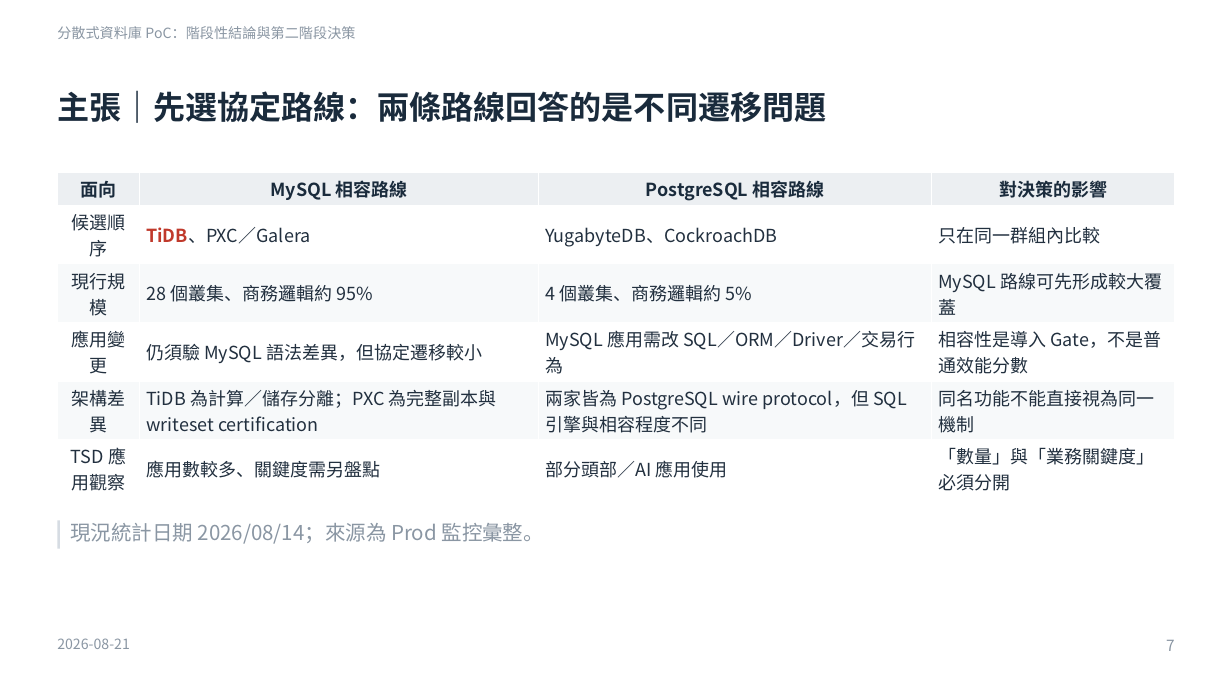
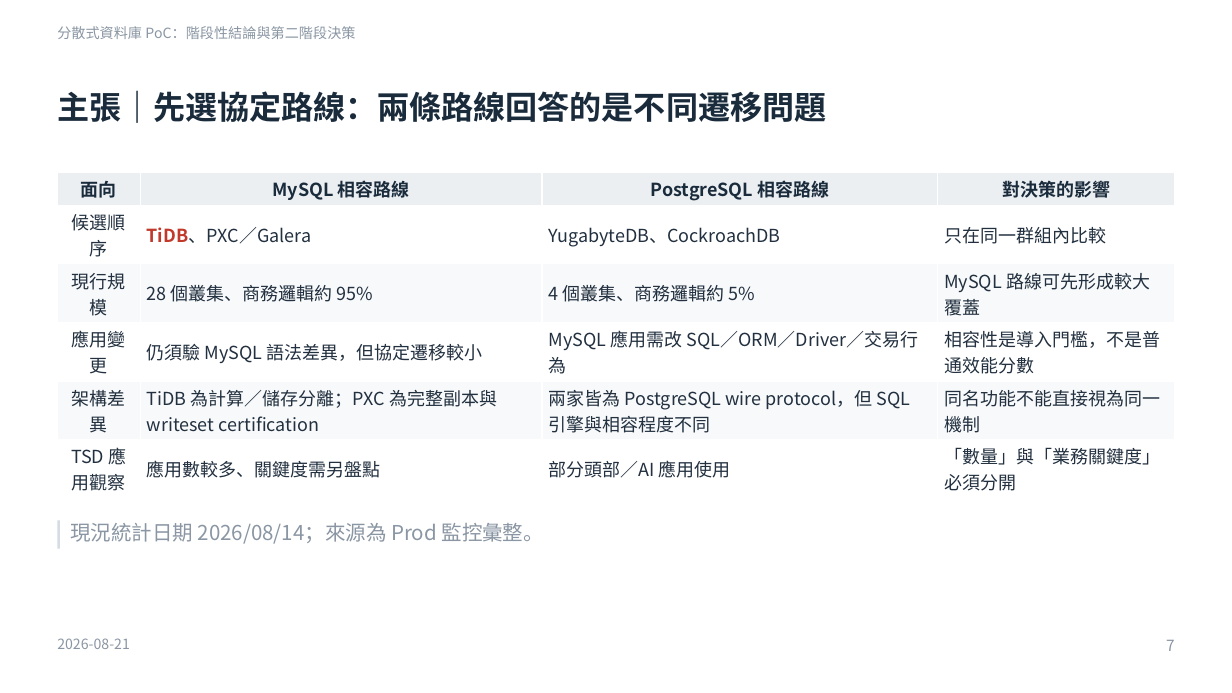
Before and after one commit to heavenruler/dba_career, a slide deck: slide 7 of poc/1_MeetingMinutes/0821_slide.pptx. Drawn at 1232x693 pixels with LibreOffice and Linux fonts; fonts in the diff are those of the drawing. Boxes give left, top, right and bottom in pixels: in the first picture for what was removed or moved away, otherwise in the second. Text is boxed around its words. In the diff, an @@ line names an element or a change of style, - is before the commit and + after.

```diff
--- a/poc/1_MeetingMinutes/0821_slide.pptx
+++ b/poc/1_MeetingMinutes/0821_slide.pptx
@@ table at [57, 173, 1175, 498] @@
-row 4, column 4: 相容性是導入 Gate，不是普通效能分數
+row 4, column 4: 相容性是導入門檻，不是普通效能分數
```
Also in this commit, not shown: 3 other slides changed, 1 other file.
